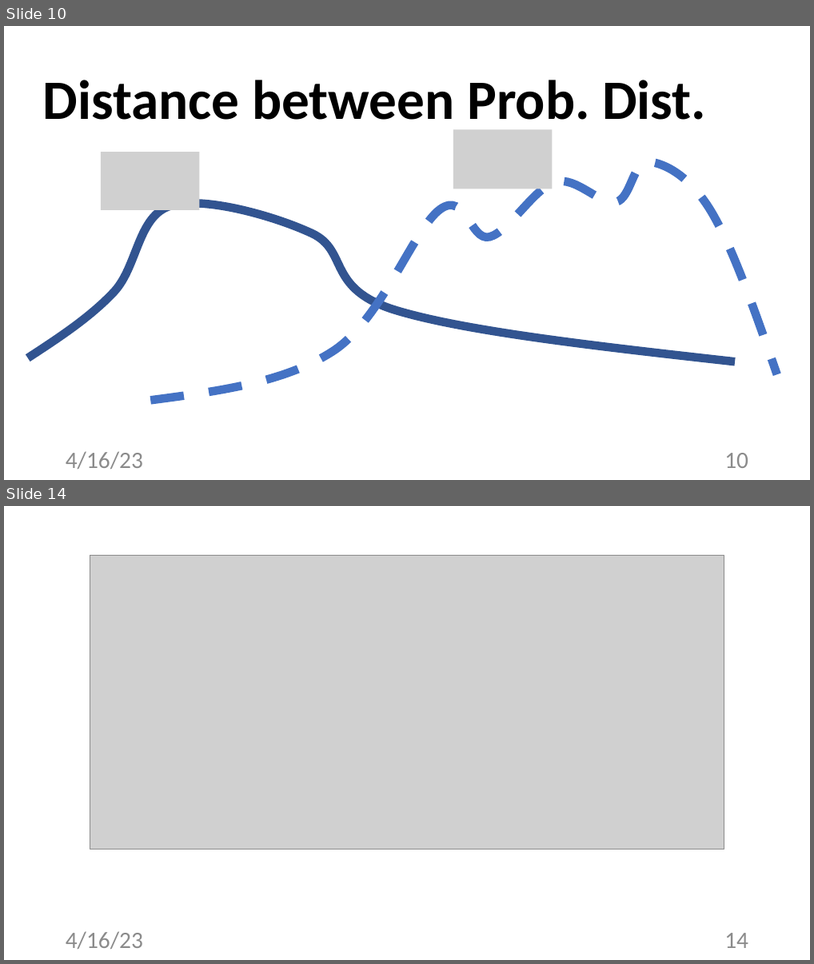
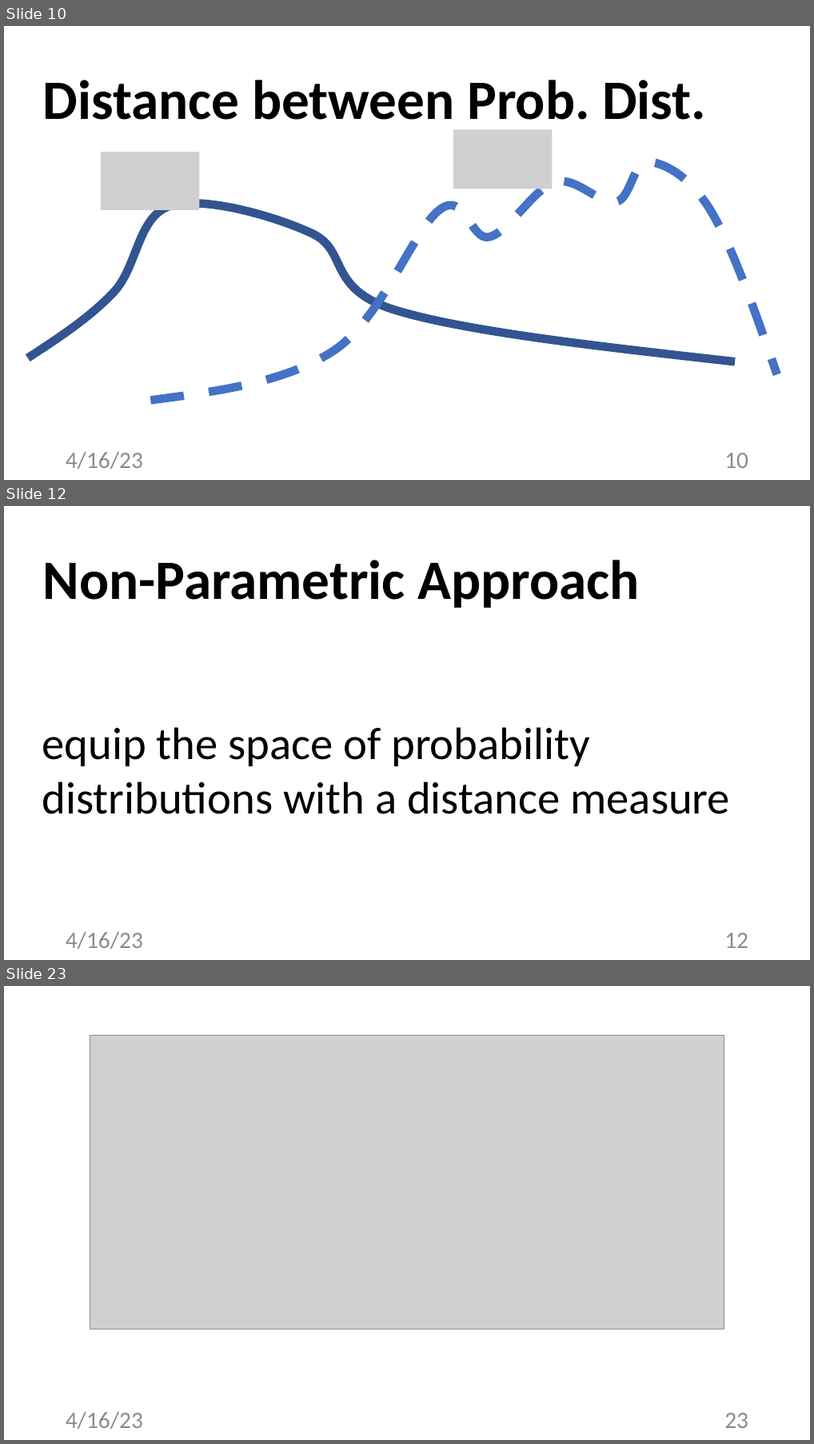
Before and after one commit to alexjungaalto/FederatedLearning, a slide deck: slides/CS-E4740_GraphLearning.pptx. Shown one above the other, each under a label of ours: slides 10 and 14 before the commit, slides 10, 12 and 23 after it; the slides between them are not shown. The pictures are 814x964 and 814x1444 pixels, drawn with LibreOffice and Linux fonts; fonts in the diff are those of the drawing; grey boxes stand for pictures. Boxes give left, top, right and bottom in pixels: in the first picture for what was removed or moved away, otherwise in the second. Text is boxed around its words. In the diff, an @@ line names an element or a change of style, - is before the commit and + after.

```diff
--- a/slides/CS-E4740_GraphLearning.pptx
+++ b/slides/CS-E4740_GraphLearning.pptx
@@ slide 12 added at [4, 506, 810, 960], background #FFFFFF @@
@@ title added at [43, 560, 641, 608], 66 pt, text #000000, bold @@
+Non-Parametric Approach
@@ text added at [42, 727, 730, 814], 54 pt, text #000000 @@
+equip the space of probability distributions with a distance measure
@@ text added at [66, 931, 143, 948], 28 pt, text #8C8C8C @@
+4/16/23
@@ page number added at [725, 932, 749, 948], 28 pt, text #8C8C8C @@
+12
@@ what was slide 14 is now slide 23 @@
@@ page number at [725, 1412, 749, 1428]: text changed @@
-14
+23
```
Also in this commit, not shown: 4 slides changed, 8 other slides added, 1 slide removed, 3 other files.
